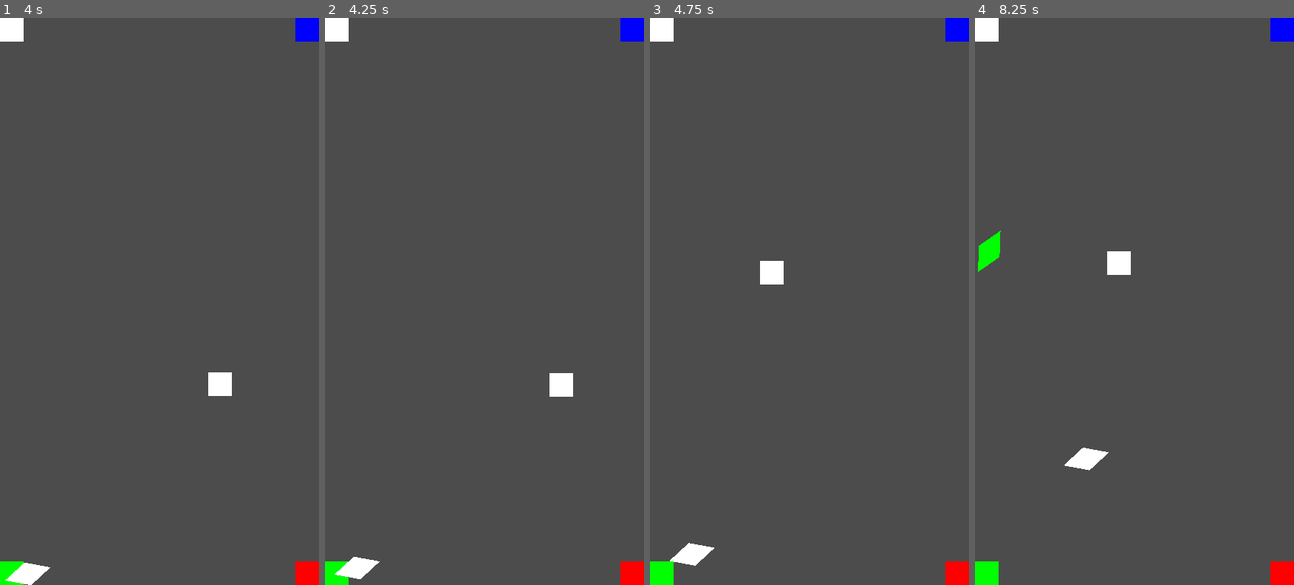
Above: before the commit, frames 1-4 (left to right).
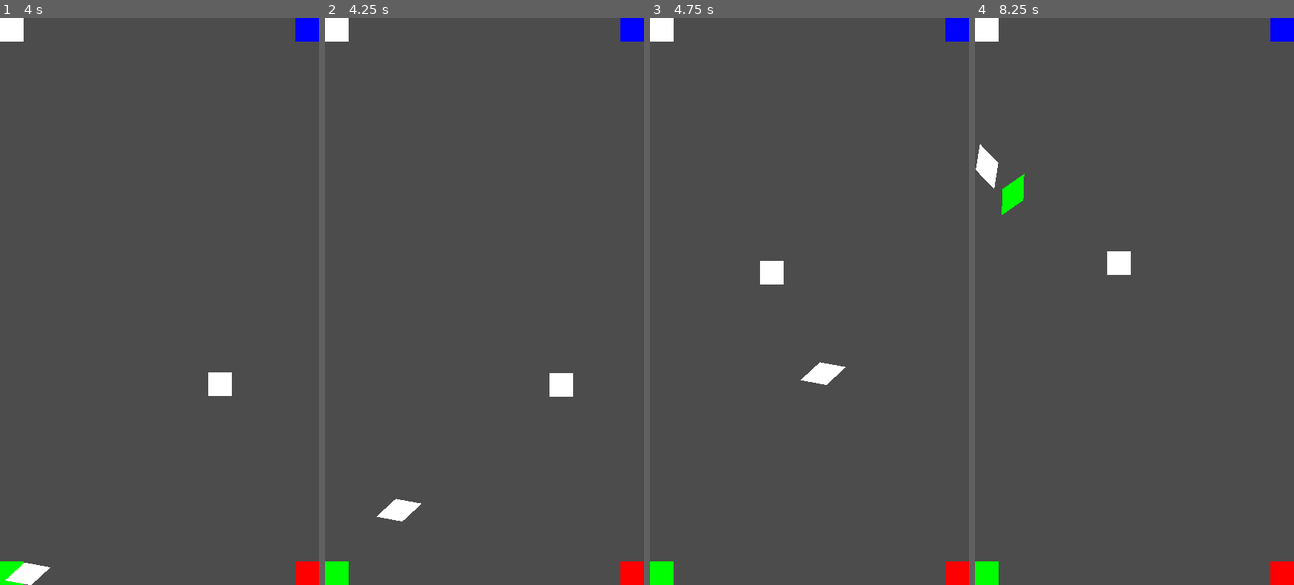
Above: after the commit, the same moments.

Repository: Kiel97/easy-jam-8bits-to-infinity
Game: Godot game, scene res://Game.tscn
The game is run twice, just before and just after one commit, with the same random seed, the same clock (stepped at 60 frames per second) and the same inputs.
Inputs (mouse positions are in pixels of both pictures, inside the frame that each line leads up to):
- Up to frame 1 (4 s): move the mouse to (229, 273) at 0.52 s; move the mouse to (95, 329) at 1.27 s; move the mouse to (191, 176) at 2.02 s; move the mouse to (143, 414) at 2.77 s; move the mouse to (255, 386) at 3.52 s
- Up to frame 2 (4.25 s): no input
- Up to frame 3 (4.75 s): move the mouse to (713, 216) at 4.27 s
- Up to frame 4 (8.25 s): move the mouse to (1150, 301) at 5.02 s; move the mouse to (1086, 159) at 5.77 s; move the mouse to (1204, 273) at 6.52 s; move the mouse to (1070, 329) at 7.27 s; move the mouse to (1166, 176) at 8.02 s

Frame 1 is identical in both runs. In frame 2, 0.6% of the frame differs, in the area x 3-31%, y 84-99%; in frame 3, 0.6%; in frame 4, 1.2%, in the area x 0-42%, y 22-80%.

Commit message:
Replace constant velocity with impulses, reduce damps to 0

Diff:
--- a/Shard.gd
+++ b/Shard.gd
@@ -20,7 +20,7 @@
 
 func _integrate_forces(state):
 	if(dormant):
-		state.linear_velocity = dormant_velocity
+		pass
 	else:
 		if state.linear_velocity.length() < 1:
 			dormant = true
@@ -46,7 +46,8 @@
 	$Polygon2D.modulate = Color(float(red), float(green), float(blue))
 
 func randomize_dormant_velocity():
-	dormant_velocity = Vector2(rand_range(-10,10), rand_range(-10,10))
+	#dormant_velocity = Vector2(rand_range(-10,10), rand_range(-10,10))
+	apply_impulse(Vector2(), Vector2(rand_range(-100,100), rand_range(-100,100)))
 
 func randomize_color():
 	var chosen = AVAILABLE_COLORS.values()[randi() % AVAILABLE_COLORS.size()]
--- a/Shard.tscn
+++ b/Shard.tscn
@@ -16,6 +16,8 @@
 contacts_reported = 1
 contact_monitor = true
 can_sleep = false
+linear_damp = 0.0
+angular_damp = 0.0
 script = ExtResource( 2 )
 
 [node name="Polygon2D" type="Polygon2D" parent="."]
